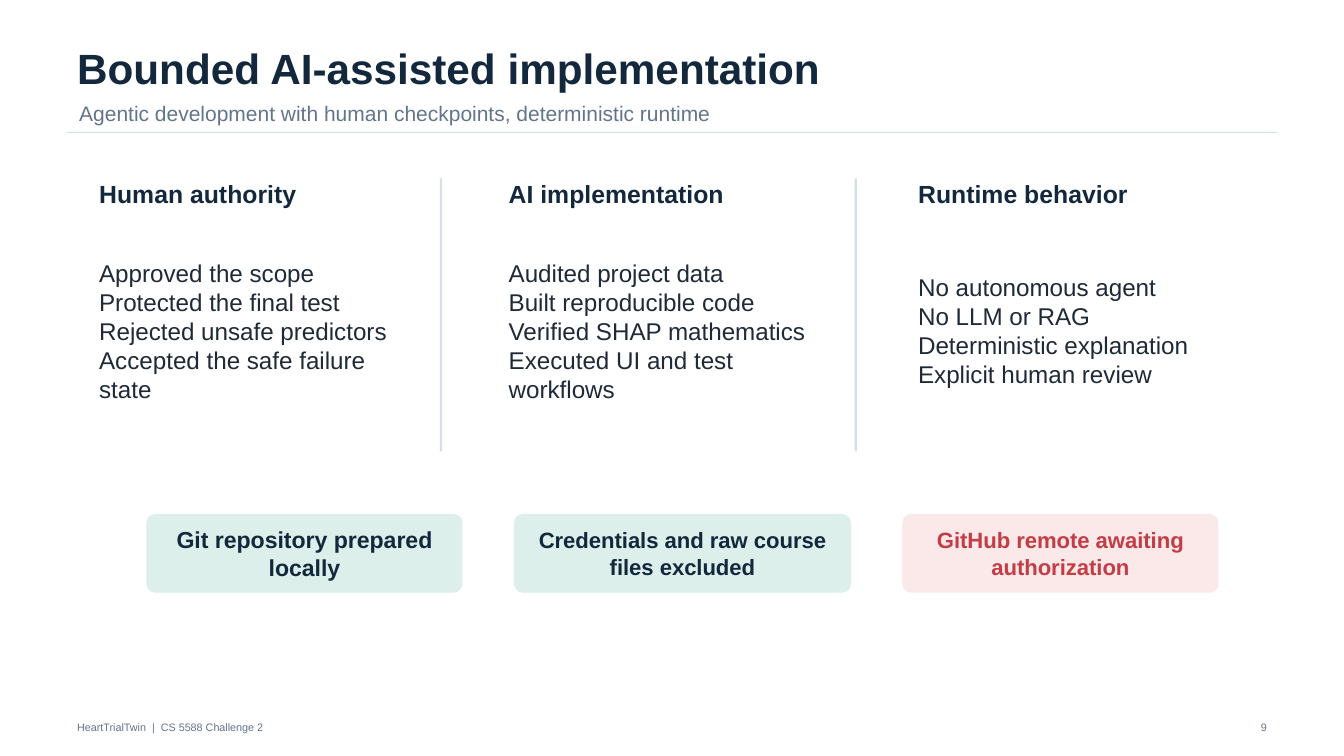
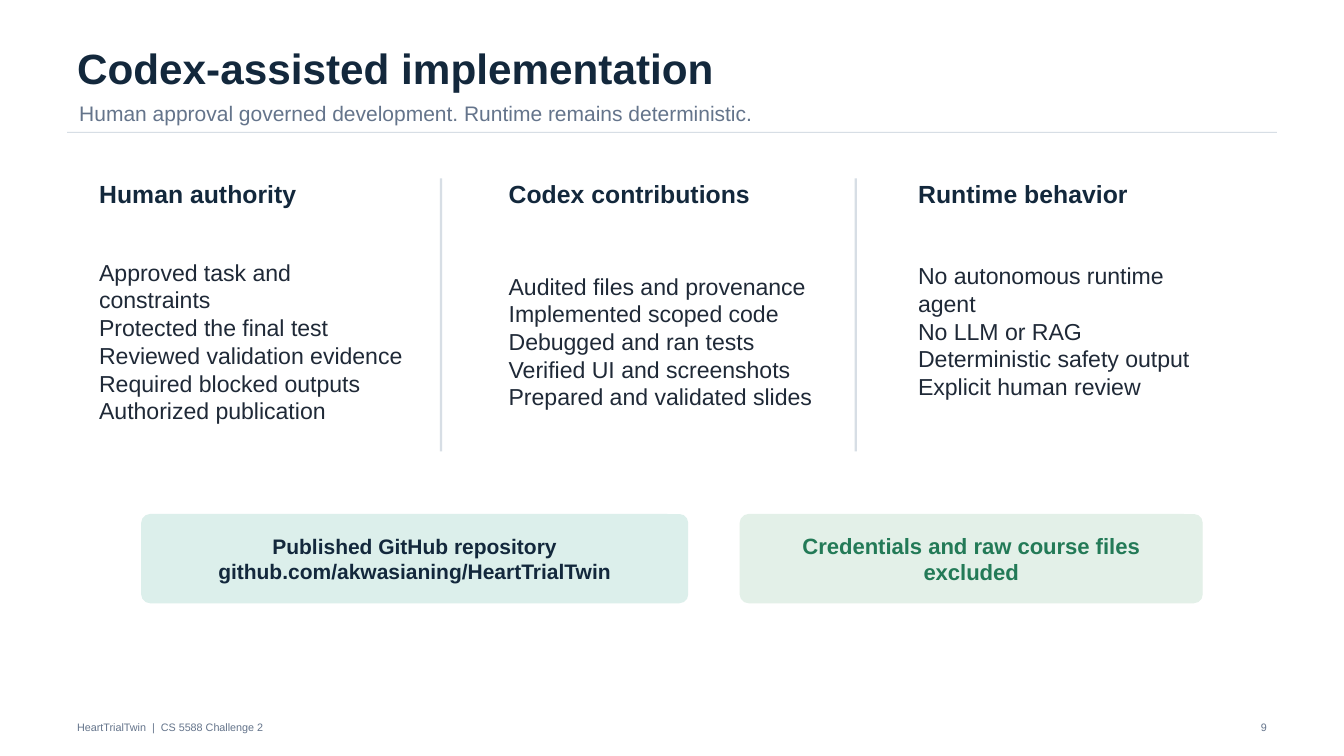
Before and after one commit to akwasianing/HeartTrialTwin, a slide deck: slide 9 of deliverables/HeartTrialTwin_Challenge2_Final.pptx. Drawn at 1344x756 pixels with LibreOffice and Linux fonts; fonts in the diff are those of the drawing. Boxes give left, top, right and bottom in pixels: in the first picture for what was removed or moved away, otherwise in the second. Text is boxed around its words. In the diff, an @@ line names an element or a change of style, - is before the commit and + after.

Commit message:
Finalize Challenge 2 corrections and dependency compatibility

```diff
--- a/deliverables/HeartTrialTwin_Challenge2_Final.pptx
+++ b/deliverables/HeartTrialTwin_Challenge2_Final.pptx
@@ text at (77, 53, 713, 92): text changed @@
-Bounded AI-assisted implementation
+Codex-assisted implementation
@@ text at (79, 106, 752, 126): text changed @@
-Agentic development with human checkpoints, deterministic runtime
+Human approval governed development. Runtime remains deterministic.
@@ text at (509, 185, 749, 204): text changed @@
-AI implementation
+Codex contributions
@@ text at (99, 264, 291, 309): text changed; size 17.2 to 16.5 pt @@
-Approved the scope
+Approved task and constraints
@@ text at (918, 267, 1164, 317): text changed; size 17.2 to 16.5 pt @@
-No autonomous agent
+No autonomous runtime agent
@@ text at (509, 278, 812, 410): text changed; size 17.2 to 16.5 pt @@
-Audited project data
-Built reproducible code
-Verified SHAP mathematics
-Executed UI and test workflows
+Audited files and provenance
+Implemented scoped code
+Debugged and ran tests
+Verified UI and screenshots
+Prepared and validated slides
@@ text at (99, 319, 328, 337): size 17.2 to 16.5 pt in "Protected the final test" @@
@@ text at (918, 324, 1141, 400): size 17.2 to 16.5 pt in "No LLM or RAG", "Explicit human review" @@
@@ text at (99, 347, 402, 424): text changed; size 17.2 to 16.5 pt @@
-Rejected unsafe predictors
-Accepted the safe failure state
+Reviewed validation evidence
+Required blocked outputs
+Authorized publication
@@ text at (918, 350, 1189, 372): text changed; size 17.2 to 16.5 pt @@
-Deterministic explanation
+Deterministic safety output
@@ rounded rectangle "Published GitHub repository": place and size @@
-rounded rectangle "Published GitHub repository" at (147, 514, 462, 592)
+rounded rectangle "Published GitHub repository" at (142, 514, 689, 603)
@@ rounded rectangle "Published GitHub repository" at (142, 514, 689, 603): proportions changed @@
@@ text in rounded rectangle at (218, 538, 610, 584): text changed; size 16.5 to 15 pt @@
-Git repository prepared locally
+Published GitHub repository
+github.com/akwasianing/HeartTrialTwin
@@ rounded rectangle "Credentials and raw course files ...": place and size @@
-rounded rectangle "Credentials and raw course files ..." at (514, 514, 850, 592)
+rounded rectangle "Credentials and raw course files ..." at (740, 514, 1202, 603)
@@ rounded rectangle "Credentials and raw course files ..." at (740, 514, 1202, 603): text colour #13283C to #237A57; fill #DCEFEB to #E3F0E8; outline #DCEFEB 0.75 pt to #E3F0E8 0.75 pt; proportions changed @@
@@ rounded rectangle removed at (903, 514, 1218, 592) @@
-GitHub remote awaiting authorization
```
Also in this commit, not shown: 8 other slides changed, 6 other files.
